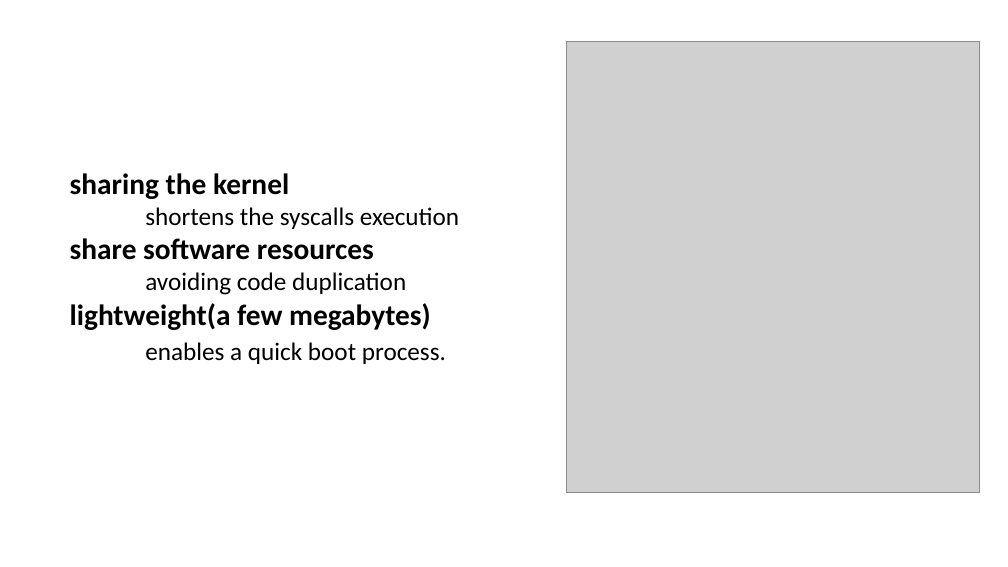
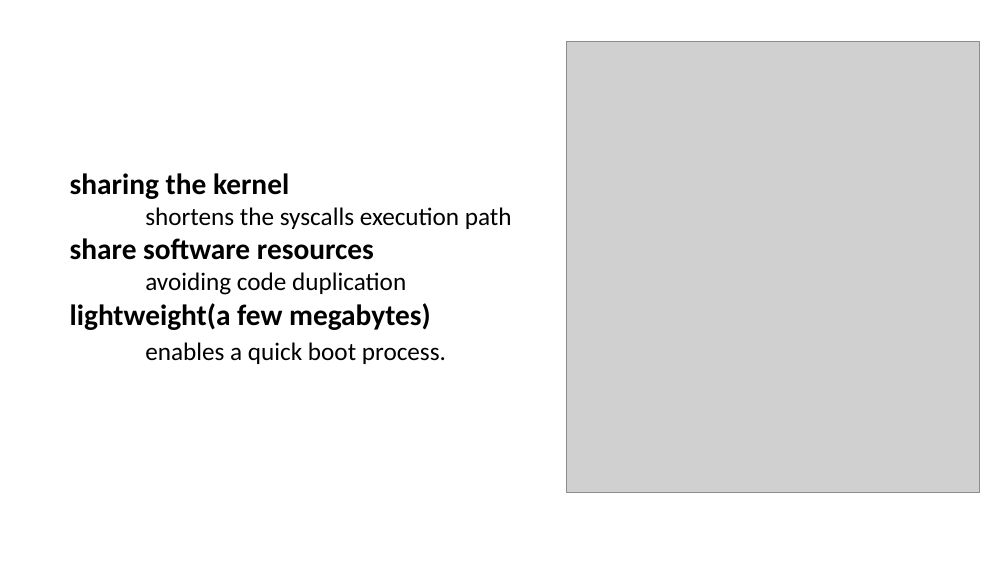
Before and after one commit to tianyuzhou95/Docker, a slide deck: slide 8 of To Docker or Not to Docker A Security Perspective.pptx. Drawn at 1008x567 pixels with LibreOffice and Linux fonts; fonts in the diff are those of the drawing; grey boxes stand for pictures. Boxes give left, top, right and bottom in pixels: in the first picture for what was removed or moved away, otherwise in the second. Text is boxed around its words. In the diff, an @@ line names an element or a change of style, - is before the commit and + after.

```diff
--- a/To Docker or Not to Docker A Security Perspective.pptx
+++ b/To Docker or Not to Docker A Security Perspective.pptx
@@ text at [145, 207, 512, 229]: text changed @@
-shortens the syscalls execution
+shortens the syscalls execution path
```
Also in this commit, not shown: 5 other slides changed, 3 other files.
